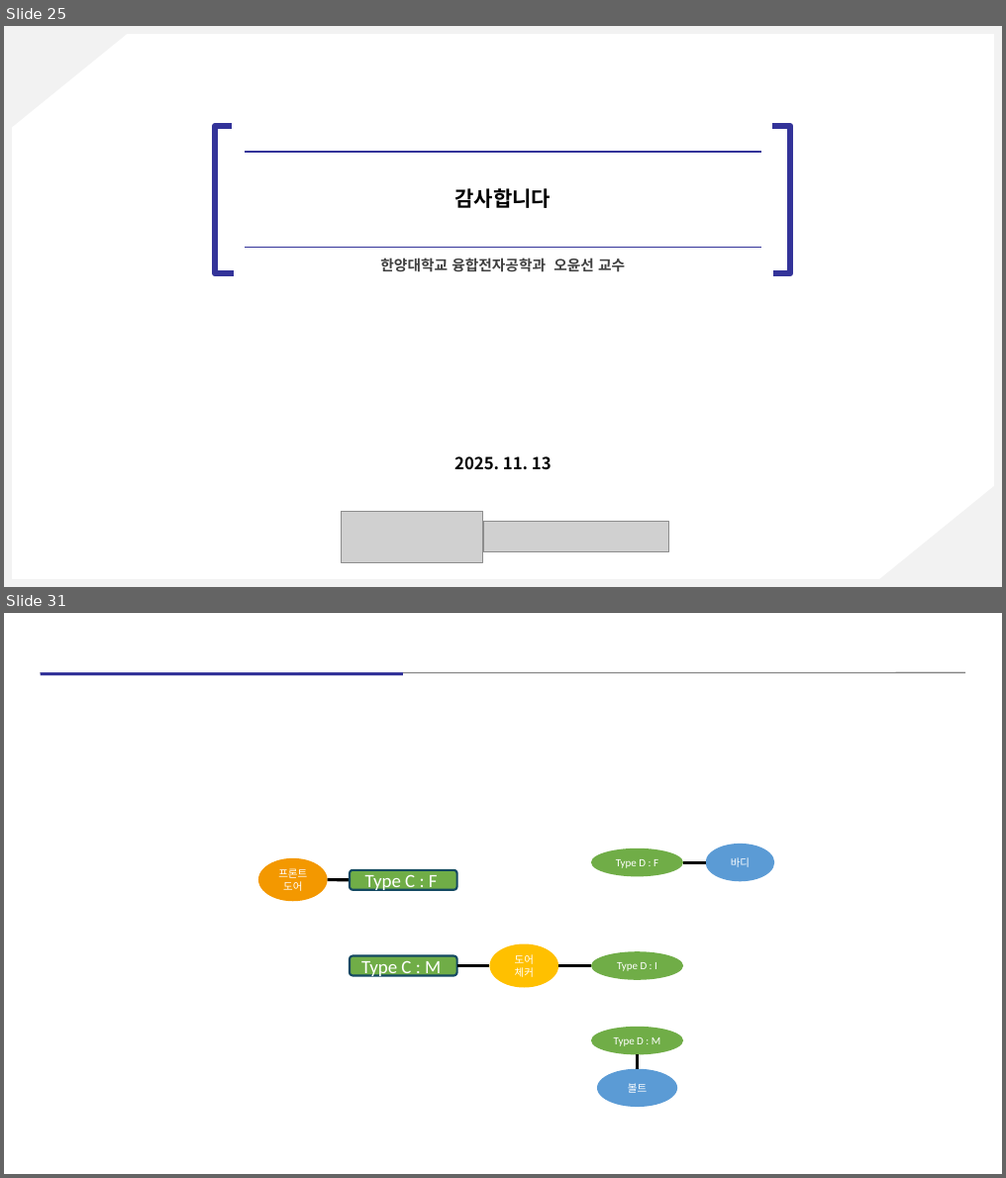
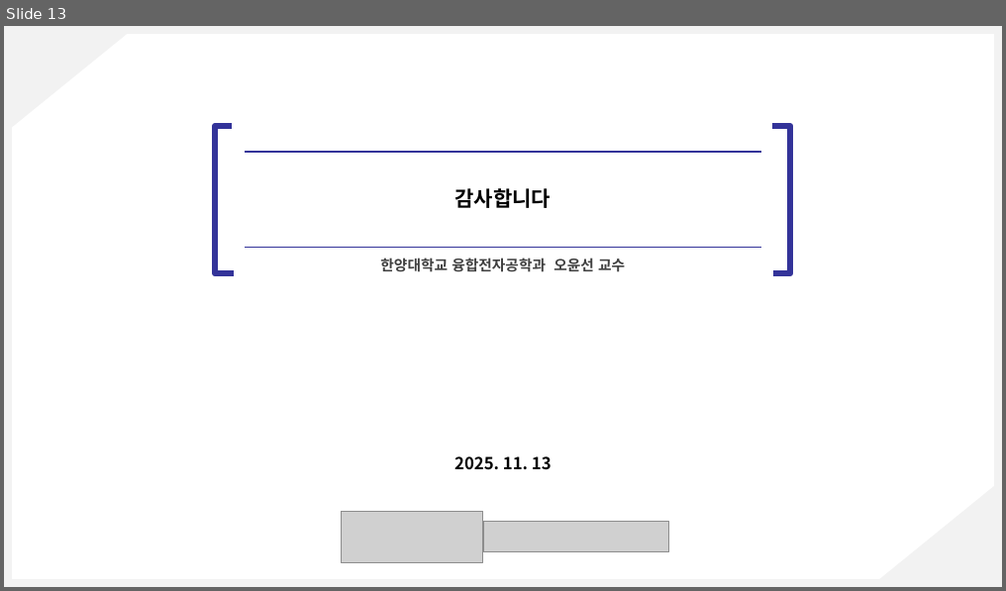
Before and after one commit to kimz1121/test, a slide deck: 현대차 심볼릭 플레너 예시 설명 자료_00.pptx. Shown one above the other, each under a label of ours: slides 25 and 31 before the commit, slide 13 after it; the slides between them are not shown. The pictures are 1006x1178 and 1006x591 pixels, drawn with LibreOffice and Linux fonts; fonts in the diff are those of the drawing; grey boxes stand for pictures. Boxes give left, top, right and bottom in pixels: in the first picture for what was removed or moved away, otherwise in the second. Text is boxed around its words. In the diff, an @@ line names an element or a change of style, - is before the commit and + after.

```diff
--- a/현대차 심볼릭 플레너 예시 설명 자료_00.pptx
+++ b/현대차 심볼릭 플레너 예시 설명 자료_00.pptx
@@ slide 31 removed at (x1=4, y1=613, x2=1002, y2=1174), background #FFFFFF @@
@@ line removed from (40, 672) to (966, 672) @@
@@ rectangle removed at (x1=40, y1=672, x2=403, y2=676) @@
@@ ellipse removed at (x1=591, y1=849, x2=683, y2=877) @@
-Type D : F
@@ ellipse removed at (x1=706, y1=844, x2=774, y2=881) @@
-바디
@@ ellipse removed at (x1=258, y1=859, x2=328, y2=901) @@
-프론트 도어
@@ rounded rectangle removed at (x1=350, y1=870, x2=457, y2=890) @@
-Type C : F
@@ line removed from (684, 863) to (706, 863) @@
@@ line removed from (350, 880) to (328, 880) @@
@@ rounded rectangle removed at (x1=350, y1=956, x2=457, y2=975) @@
-Type C : M
@@ line removed from (456, 966) to (490, 966) @@
@@ ellipse removed at (x1=490, y1=945, x2=558, y2=988) @@
-도어
-체커
@@ line removed from (591, 966) to (558, 966) @@
@@ ellipse removed at (x1=591, y1=953, x2=683, y2=980) @@
-Type D : I
@@ ellipse removed at (x1=591, y1=1027, x2=683, y2=1056) @@
-Type D : M
@@ line removed from (638, 1056) to (638, 1069) @@
@@ ellipse removed at (x1=597, y1=1069, x2=677, y2=1107) @@
-볼트
@@ what was slide 25 is now slide 13 @@
```
Also in this commit, not shown: 3 slides changed, 1 slide added, 23 other slides removed.
